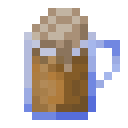
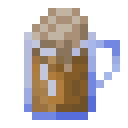
The second 128 × 128 image is a revision of the first. Changes to its layers:
moved "Glass" above "Liquid", painted on it over [40, 64, 56, 96]
